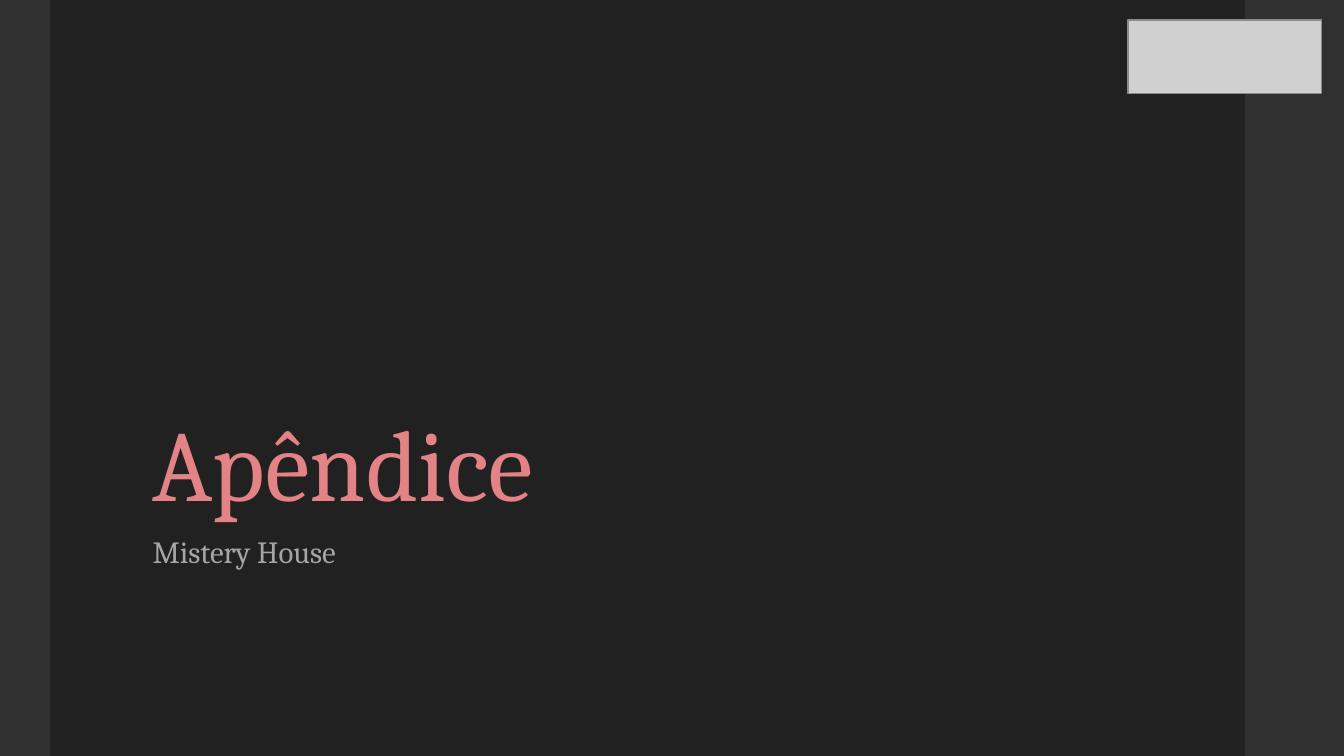
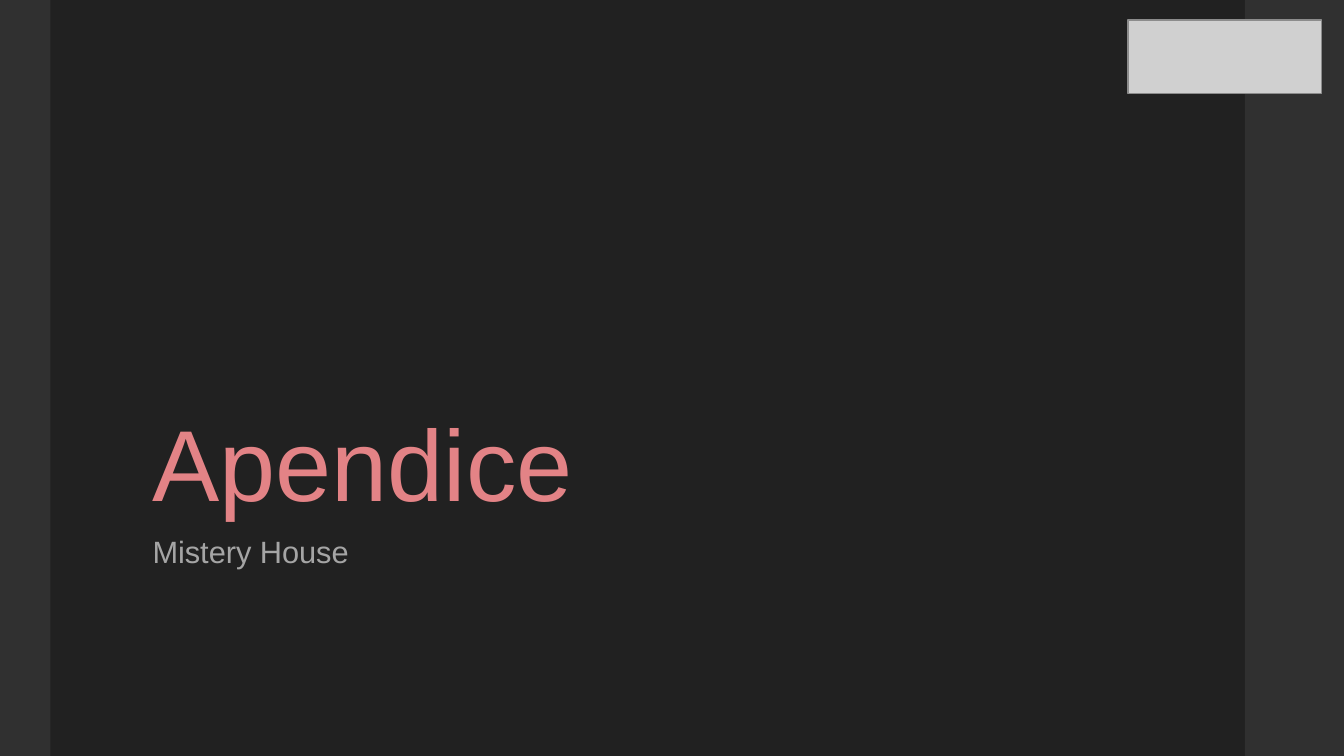
Before and after one commit to brendonborck/mystery_house_game, a slide deck: slide 15 of Apresentacao.pptx. Drawn at 1344x756 pixels with LibreOffice and Linux fonts; fonts in the diff are those of the drawing; grey boxes stand for pictures. Boxes give left, top, right and bottom in pixels: in the first picture for what was removed or moved away, otherwise in the second. Text is boxed around its words. In the diff, an @@ line names an element or a change of style, - is before the commit and + after.

```diff
--- a/Apresentacao.pptx
+++ b/Apresentacao.pptx
@@ title at [153, 428, 573, 520]: text changed; font Cambria to Arial @@
-Apêndice
+Apendice
@@ subtitle "Mistery House" at [153, 540, 349, 569]: font Cambria to Arial @@
```
Also in this commit, not shown: 13 other slides changed, 2 slides added, 2 slides removed, 3 other files.
